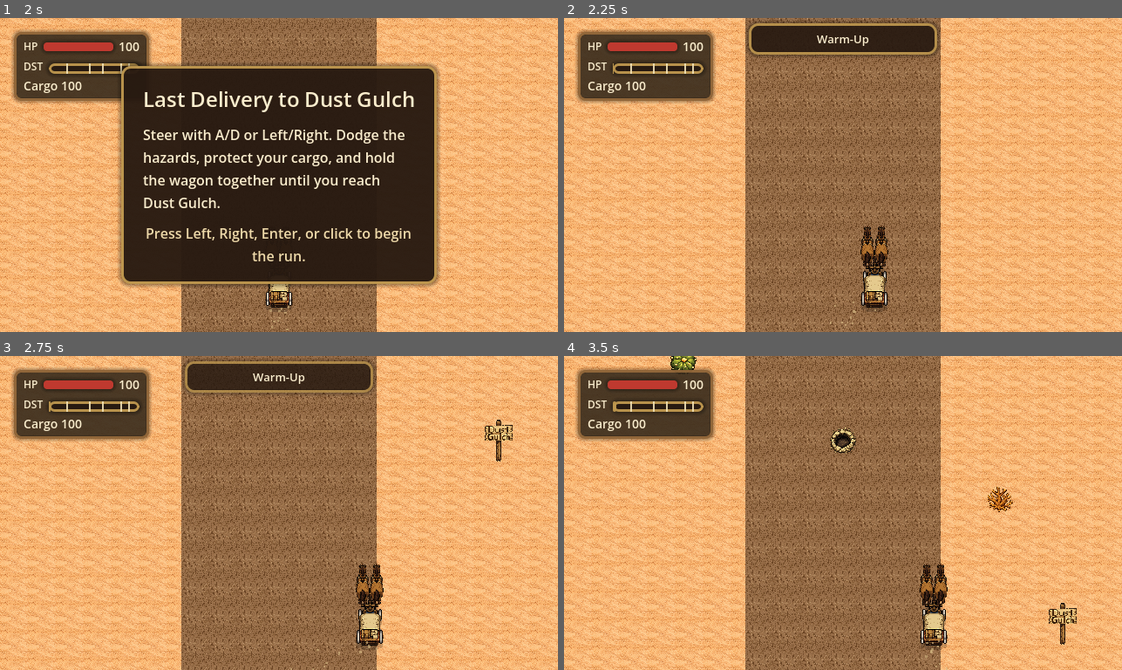
Above: before the commit, frames 1-4 (two rows, left to right).
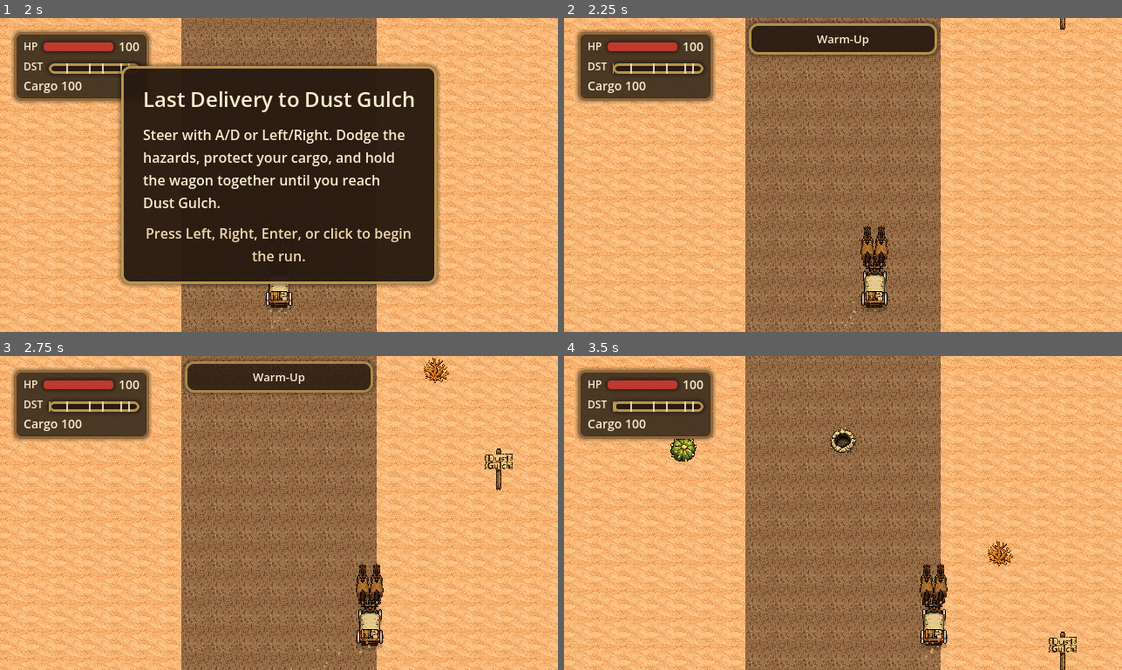
Above: after the commit, the same moments.

Repository: bbenefield89/The-Last-Delivery-to-Dust-Gulch
Game: Godot game, scene res://Scenes/AppRoot/AppRoot.tscn
The game is run twice, just before and just after one commit, with the same random seed, the same clock (stepped at 60 frames per second) and the same inputs.
Inputs (mouse positions are in pixels of both pictures, inside the frame that each line leads up to):
- Up to frame 1 (2 s): click "Play" at 0.5 s; click "Play" at 1.25 s
- Up to frame 2 (2.25 s): tap Enter (ui_accept) at 2 s; move the mouse to (965, 159) at 2.02 s; hold D (steer_right) from 2.03 s (still down); tap T (return_to_title) at 2.1 s; click (965, 159) at 2.17 s
- Up to frame 3 (2.75 s): keep holding D (steer_right); tap Enter (ui_accept) at 2.27 s
- Up to frame 4 (3.5 s): release D (steer_right) at 2.75 s; drag from (731, 528) to (1060, 440) at 2.77 s

Frame 1 is identical in both runs. In frame 2, less than 0.1% of the frame differs, in the area x 88-90%, y 0-4%; in frame 3, 0.7%; in frame 4, 1.3%, in the area x 19-92%, y 0-100%.

Commit message:
tune(roadside): increase shrub density

Diff:
--- a/Systems/RoadsideScenery/roadside_scenery.gd
+++ b/Systems/RoadsideScenery/roadside_scenery.gd
@@ -11,8 +11,8 @@
 const SCRUB_VARIANT_TALL := &"tall"
 const CLEANUP_COLLISION_LAYER := 1
 const DEFAULT_SPAWN_Y := -360.0
-const DEFAULT_SPACING_MIN := 132.0
-const DEFAULT_SPACING_MAX := 188.0
+const DEFAULT_SPACING_MIN := 104.0
+const DEFAULT_SPACING_MAX := 148.0
 const SCRUB_MARGIN_X := 184.0
 const SIGN_MARGIN_X := 252.0
 const SCRUB_X_JITTER := 18.0
@@ -21,7 +21,7 @@
 const MAX_SAME_SIDE_STREAK := 2
 const MAX_SAME_SCRUB_TEXTURE_STREAK := 2
 const MAX_SAME_SCRUB_VARIANT_STREAK := 2
-const MIN_SCRUB_SPAWNS_BETWEEN_SIGNS := 3
+const MIN_SCRUB_SPAWNS_BETWEEN_SIGNS := 4
 const SIGN_DISTANCE_INTERVAL := 720.0
 const DEFAULT_COLLISION_SIZE := Vector2(40.0, 40.0)
 
--- a/Tests/Unit/test_roadside_scenery.gd
+++ b/Tests/Unit/test_roadside_scenery.gd
@@ -171,6 +171,27 @@
 		assert_true(same_roadside_side_streak <= roadside_scenery.MAX_SAME_SIDE_STREAK)
 
 
+## Verifies the step-2 feel pass keeps the desert more populated with scrub than before.
+func test_spawned_scenery_when_advanced_then_scrub_density_feels_more_populated() -> void:
+	var roadside_scenery := await _create_roadside_owner()
+	roadside_scenery.advance(960.0)
+	var spawn_order_snapshot := _snapshot_scenery_by_spawn_order(roadside_scenery)
+
+	var scrub_count := 0
+	var sign_count := 0
+	for entry in spawn_order_snapshot:
+		if entry["type"] == roadside_scenery.SCENERY_TYPE_SIGN:
+			sign_count += 1
+			continue
+
+		if entry["type"] == roadside_scenery.SCENERY_TYPE_SCRUB:
+			scrub_count += 1
+
+	assert_true(spawn_order_snapshot.size() >= 7)
+	assert_true(scrub_count >= 5)
+	assert_true(scrub_count > sign_count)
+
+
 ## Verifies scrub spawning stays varied without allowing long texture or silhouette repetition streaks.
 func test_spawned_scenery_when_scrubs_repeat_then_texture_and_variant_streaks_stay_limited() -> void:
 	var roadside_scenery := await _create_roadside_owner()
